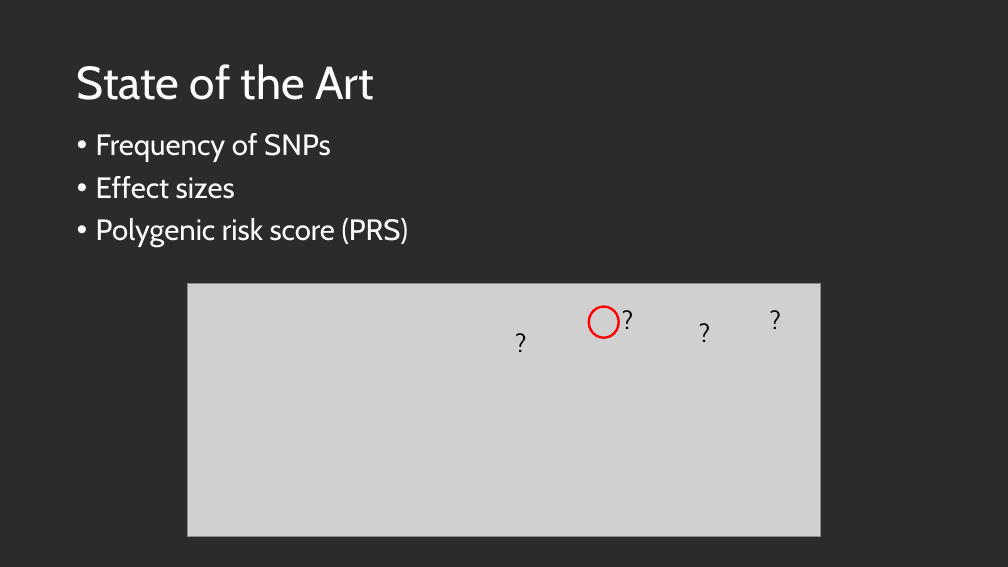
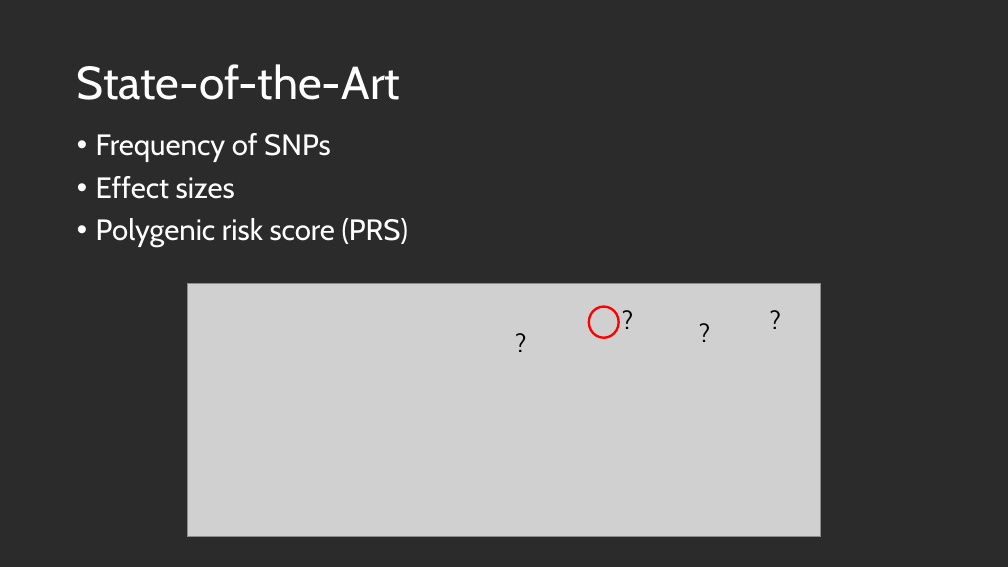
Before and after one commit to us-ja/GWAS_Internship_2025, a slide deck: slide 4 of Presentation/End_of_internship.pptx. Drawn at 1008x567 pixels with LibreOffice and Linux fonts; fonts in the diff are those of the drawing; grey boxes stand for pictures; background and template pictures are left out; a plain dark background stands for a picture behind light text. Boxes give left, top, right and bottom in pixels: in the first picture for what was removed or moved away, otherwise in the second. Text is boxed around its words. In the diff, an @@ line names an element or a change of style, - is before the commit and + after.

```diff
--- a/Presentation/End_of_internship.pptx
+++ b/Presentation/End_of_internship.pptx
@@ title at box(77, 64, 401, 100): text changed @@
-State of the Art
+State-of-the-Art
```
Also in this commit, not shown: 4 other slides changed, 6 slides added, 2 slides removed.
